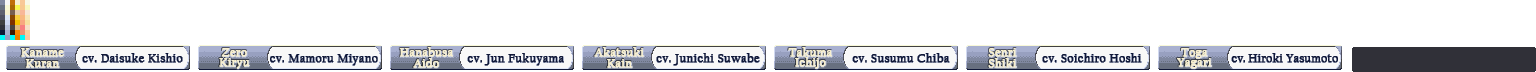
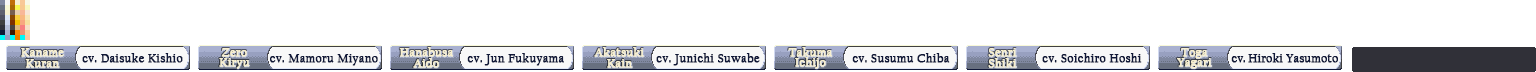
Before/after of a (1536, 72) layered artwork. What changed in the layer stack:
pixels changed over (82, 53, 1338, 66) (layer not identified)
